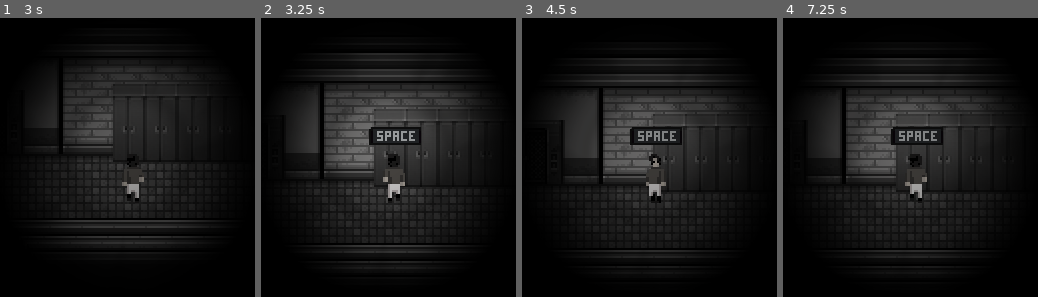
Above: before the commit, frames 1-4 (left to right).
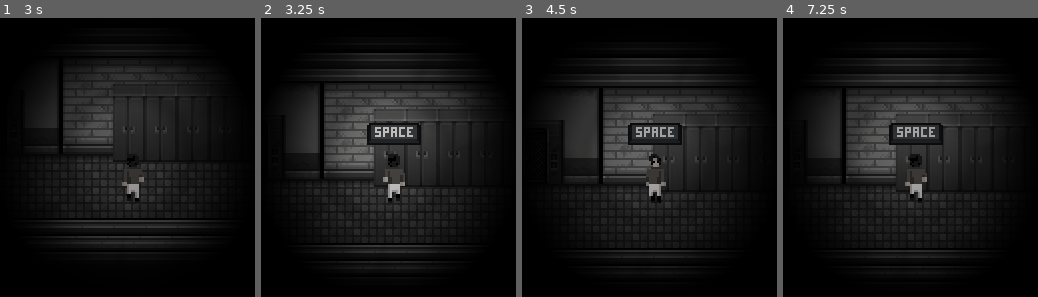
Above: after the commit, the same moments.

Repository: Gr1moire/Hide-and-Sick
Game: Godot game, scene res://scenes/Level3/Level3.tscn
Same seed, same stepped clock (60 frames per second), same inputs: the game is played once before the commit and once after it. This scene is started directly instead of the project's main scene. Sound files missing from this copy of the repository are replaced by a short silence.
Inputs (mouse positions are in pixels of both pictures, inside the frame that each line leads up to):
- Up to frame 1 (3 s): tap Enter at 0.5 s; move the mouse to (outside the picture) at 0.52 s; hold Right (ui_right) 0.53-1.28 s; tap Space (hide) at 0.6, 1.35, 2, 2.1, 2.85 s; move the mouse to (5, 188) at 1.27 s; hold Down (ui_down) 1.28-2.03 s; move the mouse to (196, 90) at 2.02 s; hold Right (ui_right) 2.03-2.78 s; move the mouse to (102, 241) at 2.77 s; hold Up (ui_up) from 2.78 s (still down)
- Up to frame 2 (3.25 s): keep holding Up (ui_up)
- Up to frame 3 (4.5 s): move the mouse to (outside the picture) at 3.52 s; release Up (ui_up) at 3.53 s; hold Left (ui_left) from 3.53 s (still down); tap Space (hide) at 3.6, 4.35 s; tap Enter at 4.25 s; move the mouse to (outside the picture) at 4.27 s
- Up to frame 4 (7.25 s): move the mouse to (948, 168) at 5.02 s; release Left (ui_left) at 5.03 s; hold Down (ui_down) 5.03-5.78 s; tap Space (hide) at 5.1, 5.85, 6.6 s; move the mouse to (821, 79) at 5.77 s; hold Right (ui_right) 5.78-6.53 s; move the mouse to (outside the picture) at 6.52 s; hold Up (ui_up) from 6.53 s (still down)

Frame 1 is identical in both runs. In frame 2, 0.8% of the frame differs, in the area x 41-63%, y 37-46%; in frame 3, 0.9%; in frame 4, 0.9%.

Commit message:
Fixed playerTouch area for Ennemy2 New exports for presentation

Diff:
--- a/enemies/Enemy2.gd
+++ b/enemies/Enemy2.gd
@@ -95,7 +95,6 @@
 		animation_direction = "Walk Left"
 	else:
 		animation_direction = "Walk Left"
-	print(animation_direction)
 	get_node("AnimationPlayer").play(animation_direction)
 
 func _on_DetectionZone_body_entered(_body):
--- a/enemies/Enemy2.tscn
+++ b/enemies/Enemy2.tscn
@@ -109,9 +109,8 @@
 }
 
 [sub_resource type="Animation" id=8]
-resource_name = "Walk Right"
-length = 0.4
-loop = true
+resource_name = "Idle Down"
+length = 0.1
 tracks/0/type = "value"
 tracks/0/path = NodePath("Sprite:frame")
 tracks/0/interp = 1
@@ -119,15 +118,15 @@
 tracks/0/imported = false
 tracks/0/enabled = true
 tracks/0/keys = {
-"times": PoolRealArray( 0, 0.1, 0.2, 0.3 ),
-"transitions": PoolRealArray( 1, 1, 1, 1 ),
+"times": PoolRealArray( 0 ),
+"transitions": PoolRealArray( 1 ),
 "update": 1,
-"values": [ 4, 5, 6, 7 ]
+"values": [ 4 ]
 }
 
 [sub_resource type="Animation" id=9]
-length = 0.4
-loop = true
+resource_name = "Idle Right"
+length = 0.1
 tracks/0/type = "value"
 tracks/0/path = NodePath("Sprite:frame")
 tracks/0/interp = 1
@@ -135,77 +134,14 @@
 tracks/0/imported = false
 tracks/0/enabled = true
 tracks/0/keys = {
-"times": PoolRealArray( 0, 0.1, 0.2, 0.3 ),
-"transitions": PoolRealArray( 1, 1, 1, 1 ),
+"times": PoolRealArray( 0 ),
+"transitions": PoolRealArray( 1 ),
 "update": 1,
-"values": [ 4, 5, 6, 7 ]
+"values": [ 4 ]
 }
 
-[sub_resource type="AnimationNodeAnimation" id=10]
-animation = "Idle Down"
-
-[sub_resource type="AnimationNodeAnimation" id=11]
-animation = "Idle Up"
-
-[sub_resource type="AnimationNodeAnimation" id=12]
-animation = "Idle left"
-
-[sub_resource type="AnimationNodeAnimation" id=13]
-animation = "Idle Right"
-
-[sub_resource type="AnimationNodeBlendSpace2D" id=14]
-blend_point_0/node = SubResource( 10 )
-blend_point_0/pos = Vector2( 0, 1 )
-blend_point_1/node = SubResource( 11 )
-blend_point_1/pos = Vector2( 0, -0.9 )
-blend_point_2/node = SubResource( 12 )
-blend_point_2/pos = Vector2( -1, 0 )
-blend_point_3/node = SubResource( 13 )
-blend_point_3/pos = Vector2( 1, 0 )
-blend_mode = 1
-
-[sub_resource type="AnimationNodeAnimation" id=15]
-animation = "Walk Down"
-
-[sub_resource type="AnimationNodeAnimation" id=16]
-animation = "Walk Up"
-
-[sub_resource type="AnimationNodeAnimation" id=17]
-animation = "Walk Left"
-
-[sub_resource type="AnimationNodeAnimation" id=18]
-animation = "Walk Right"
-
-[sub_resource type="AnimationNodeBlendSpace2D" id=19]
-blend_point_0/node = SubResource( 15 )
-blend_point_0/pos = Vector2( 0, 1 )
-blend_point_1/node = SubResource( 16 )
-blend_point_1/pos = Vector2( 0, -0.9 )
-blend_point_2/node = SubResource( 17 )
-blend_point_2/pos = Vector2( -1, 0 )
-blend_point_3/node = SubResource( 18 )
-blend_point_3/pos = Vector2( 1, 0 )
-blend_mode = 1
-
-[sub_resource type="AnimationNodeStateMachineTransition" id=20]
-
-[sub_resource type="AnimationNodeStateMachineTransition" id=21]
-
-[sub_resource type="AnimationNodeStateMachine" id=22]
-states/Idle/node = SubResource( 14 )
-states/Idle/position = Vector2( 431, 99 )
-states/Walk/node = SubResource( 19 )
-states/Walk/position = Vector2( 591, 99 )
-transitions = [ "Idle", "Walk", SubResource( 20 ), "Walk", "Idle", SubResource( 21 ) ]
-start_node = "Idle"
-
-[sub_resource type="AnimationNodeStateMachinePlayback" id=23]
-
-[sub_resource type="CircleShape2D" id=24]
-radius = 1710.4
-
-[sub_resource type="CircleShape2D" id=25]
-radius = 6.89919
+[sub_resource type="CircleShape2D" id=10]
+radius = 5.71844
 
 [node name="Enemy2" type="KinematicBody2D"]
 script = ExtResource( 1 )
@@ -231,12 +167,7 @@
 "anims/Walk Up" = SubResource( 9 )
 
 [node name="AnimationTree" type="AnimationTree" parent="."]
-tree_root = SubResource( 22 )
 anim_player = NodePath("../AnimationPlayer")
-active = true
-parameters/playback = SubResource( 23 )
-parameters/Idle/blend_position = Vector2( 0.0485269, 0.0689654 )
-parameters/Walk/blend_position = Vector2( -0.124783, -0.353448 )
 
 [node name="Light" type="Light2D" parent="."]
 position = Vector2( -0.0173494, 0.0649872 )
@@ -251,7 +182,6 @@
 collision_mask = 16
 
 [node name="Zone" type="CollisionShape2D" parent="PlayerDetection"]
-shape = SubResource( 24 )
 
 [node name="TouchPlayer" type="Area2D" parent="."]
 collision_layer = 16
@@ -259,8 +189,8 @@
 script = ExtResource( 3 )
 
 [node name="Zone" type="CollisionShape2D" parent="TouchPlayer"]
-position = Vector2( 0.297638, 3.1454 )
-shape = SubResource( 25 )
+position = Vector2( 0.0324746, 1.6428 )
+shape = SubResource( 10 )
 
 [connection signal="body_entered" from="TouchPlayer" to="TouchPlayer" method="_on_TouchPlayer_body_entered"]
 [connection signal="body_exited" from="TouchPlayer" to="TouchPlayer" method="_on_TouchPlayer_body_exited"]
--- a/scenes/Level3/Level3.tscn
+++ b/scenes/Level3/Level3.tscn
@@ -93,7 +93,7 @@
 parameters/playback = SubResource( 2 )
 
 [node name="PressSpaceAnimation" parent="Entities/Player" index="4"]
-frame = 1
+frame = 0
 
 [node name="RemoteTransform2D" type="RemoteTransform2D" parent="Entities/Player"]
 remote_path = NodePath("../../../Camera2D")
--- a/scenes/level1/Level1.tscn
+++ b/scenes/level1/Level1.tscn
@@ -511,6 +511,7 @@
 
 [node name="PressSpaceAnimation" parent="Entities/Player" index="4"]
 frames = SubResource( 27 )
+frame = 0
 
 [node name="FlickeringLight" parent="Entities/Player" index="5"]
 position = Vector2( -0.468262, -4.776 )
--- a/scenes/level2/Level2.tscn
+++ b/scenes/level2/Level2.tscn
@@ -114,6 +114,9 @@
 [node name="AnimationTree" parent="Entities/Player" index="3"]
 parameters/playback = SubResource( 2 )
 
+[node name="PressSpaceAnimation" parent="Entities/Player" index="4"]
+frame = 0
+
 [node name="RemoteTransform2D" type="RemoteTransform2D" parent="Entities/Player"]
 remote_path = NodePath("../../../Camera2D")
 
Not shown: 1 places in enemies/Enemy2.tscn that only renumber resources
Not shown: 1 places in voices/VoicePlayer.tscn that only renumber resources
Not shown, changed: Hide and sick.exe
Not shown, added: Hide and sick.x86_64
